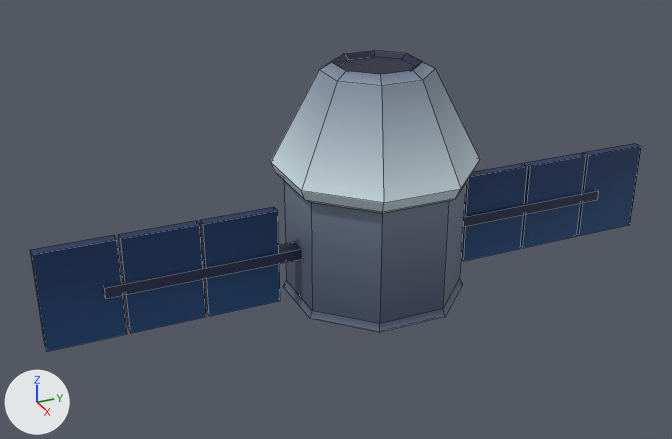
An edit to the FBX model Assets/Models/SingleAstroObject/satellites/satelite1.fbx, drawn before and after from the same camera.
Camera for both pictures: a 50 mm lens placed at (2.95, -1.49, 1.51), pointed at (-0.05, -0.14, 0.01). Every picture has the same lights, and +X, +Y and +Z are marked at lower left. Mesh edges are drawn as thin lines. Where no turn or scale is listed for an object, it has been applied to the vertices.

The older version as bpy lines, for what is in view:
```python
ob_cube_001 = bpy.data.objects.new('Cube.001', me_cube_001)
ob_cube_001.location = (-0.001, 0.844, -0.067)
ob_cube_002 = bpy.data.objects.new('Cube.002', me_cube_002)
ob_cube_002.location = (-0.001, 0.549, -0.067)
ob_cube_003 = bpy.data.objects.new('Cube.003', me_cube_003)
ob_cube_003.location = (-0.001, 1.138, -0.067)
ob_cube_004 = bpy.data.objects.new('Cube.004', me_cube_005)
ob_cube_004.location = (-0.002, 0.688, -0.067)
ob_cube_005 = bpy.data.objects.new('Cube.005', me_cube_006)
ob_cube_005.location = (-0.002, -0.687, -0.067)
ob_cube_006 = bpy.data.objects.new('Cube.006', me_cube_007)
ob_cube_006.location = (-0.001, -0.548, -0.067)
ob_cube_007 = bpy.data.objects.new('Cube.007', me_cube_008)
ob_cube_007.location = (-0.001, -1.137, -0.067)
ob_cube_008 = bpy.data.objects.new('Cube.008', me_cube_009)
ob_cube_008.location = (-0.001, -0.842, -0.067)
ob_cylinder = bpy.data.objects.new('Cylinder', me_cylinder)
ob_cylinder.location = (-0.001, 0.0, 0.0)
```
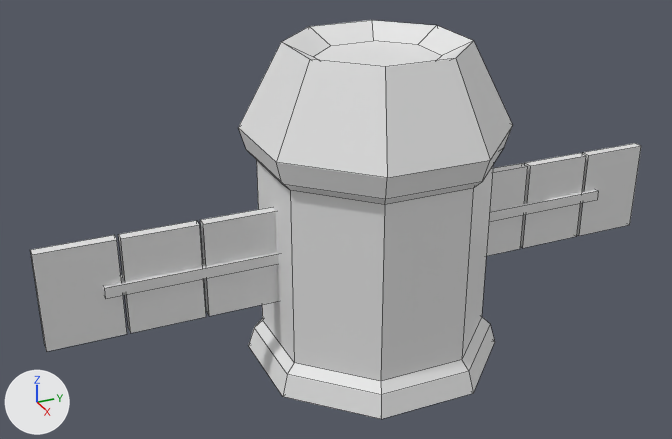
The newer file is also rescaled (x0.987), turned or shifted as a whole; pictures and numbers use the older file's frame.

What differs and where, as boxes [x1, y1, x2, y2] in the pictures (672 x 439 px):
'Cylinder.015', added
    after: [238, 20, 513, 419]
'Cylinder', deleted
    before: [271, 51, 480, 332]
'Cube.007', recoloured, surface changed (blue to grey)
    both: [30, 235, 127, 351]
'Cube.008', recoloured, surface changed (blue to grey)
    both: [118, 220, 206, 333]
'Cube.006', recoloured (blue to grey)
    both: [200, 207, 280, 316]
'Cube.002', recoloured (blue to grey)
    both: [461, 163, 528, 261]
'Cube.003', recoloured, surface changed (blue to grey)
    both: [577, 143, 641, 236]
'Cube.001', recoloured, surface changed (blue to grey)
    both: [521, 153, 586, 248]
'Cube.005', recoloured, surface changed (blue to grey)
    both: [103, 242, 302, 299]
'Cube.004', recoloured, surface changed (blue to grey)
    both: [463, 190, 598, 227]
part 1 of me_cube_005, surface changed (blue to grey)
    before: [463, 190, 598, 227]
    after: [489, 190, 598, 221]
part 6 of me_cube_006, surface changed (blue to grey)
    before: [103, 242, 302, 299]
    after: [103, 252, 279, 299]

The change, as a list of edits to the scene's bpy script:
```text
Change me_cube_008:
    where me_cube_008.from_pydata(...)  # 8 vertices, 6 faces; spans x -0.02..0.02, y -0.141..0.141, z -0.188..0.188
    remove me_cube_008.materials.append(mat_material)  # picture img_metheor_textures_01_png
    me_cube_008 part 5: texture (UV) coordinates of 6 of 6 faces, centred in x -0.02..0.02, y -0.141..0.141, z -0.188..0.188, changed; they spanned u 0.56..0.64, v 0.59..0.68 and now span u 0.62..0.86, v 0.62..0.9
    add me_cube_008.materials.append(mat_spacestation_010)  # white #e7e7e7
Change me_cube_001:
    where me_cube_001.from_pydata(...)  # 8 vertices, 6 faces; spans x -0.02..0.02, y -0.141..0.141, z -0.188..0.188
    remove me_cube_001.materials.append(mat_material)  # picture img_metheor_textures_01_png
    me_cube_001 part 4: texture (UV) coordinates of 6 of 6 faces, centred in x -0.02..0.02, y -0.141..0.141, z -0.188..0.188, changed; they spanned u 0.56..0.64, v 0.59..0.68 and now span u 0.62..0.86, v 0.62..0.9
    add me_cube_001.materials.append(mat_spacestation_010)  # white #e7e7e7
Change me_cube_007:
    where me_cube_007.from_pydata(...)  # 8 vertices, 6 faces; spans x -0.02..0.02, y -0.141..0.141, z -0.188..0.188
    remove me_cube_007.materials.append(mat_material)  # picture img_metheor_textures_01_png
    add me_cube_007.materials.append(mat_spacestation_010)  # white #e7e7e7
Change me_cube_002:
    where me_cube_002.from_pydata(...)  # 8 vertices, 6 faces; spans x -0.02..0.02, y -0.141..0.141, z -0.188..0.188
    remove me_cube_002.materials.append(mat_material)  # picture img_metheor_textures_01_png
    add me_cube_002.materials.append(mat_spacestation_010)  # white #e7e7e7
Change me_cube_009:
    where me_cube_009.from_pydata(...)  # 8 vertices, 6 faces; spans x -0.02..0.02, y -0.141..0.141, z -0.188..0.188
    remove me_cube_009.materials.append(mat_material)  # picture img_metheor_textures_01_png
    me_cube_009 part 3: texture (UV) coordinates of 6 of 6 faces, centred in x -0.02..0.02, y -0.141..0.141, z -0.188..0.188, changed; they spanned u 0.56..0.64, v 0.59..0.68 and now span u 0.62..0.86, v 0.62..0.9
    add me_cube_009.materials.append(mat_spacestation_010)  # white #e7e7e7
Change me_cube_005:
    where me_cube_005.from_pydata(...)  # 8 vertices, 6 faces; spans x -0.036..0.036, y -0.373..0.373, z -0.021..0.021
    remove me_cube_005.materials.append(mat_material)  # picture img_metheor_textures_01_png
    me_cube_005 part 1: texture (UV) coordinates of 6 of 6 faces, centred in x -0.036..0.036, y -0.373..0.373, z -0.021..0.021, changed; they spanned u 0.74..0.76, v 0.4..0.42 and now span u 0.45..0.47, v 0.52..0.55
    add me_cube_005.materials.append(mat_spacestation_010)  # white #e7e7e7
Change me_cube_003:
    where me_cube_003.from_pydata(...)  # 8 vertices, 6 faces; spans x -0.02..0.02, y -0.141..0.141, z -0.188..0.188
    remove me_cube_003.materials.append(mat_material)  # picture img_metheor_textures_01_png
    me_cube_003 part 2: texture (UV) coordinates of 6 of 6 faces, centred in x -0.02..0.02, y -0.141..0.141, z -0.188..0.188, changed; they spanned u 0.56..0.64, v 0.59..0.68 and now span u 0.62..0.86, v 0.62..0.9
    add me_cube_003.materials.append(mat_spacestation_010)  # white #e7e7e7
Change me_cube_006:
    where me_cube_006.from_pydata(...)  # 8 vertices, 6 faces; spans x -0.036..0.036, y -0.373..0.373, z -0.021..0.021
    remove me_cube_006.materials.append(mat_material)  # picture img_metheor_textures_01_png
    me_cube_006 part 6: texture (UV) coordinates of 6 of 6 faces, centred in x -0.036..0.036, y -0.373..0.373, z -0.021..0.021, changed; they spanned u 0.74..0.76, v 0.4..0.42 and now span u 0.45..0.47, v 0.52..0.55
    add me_cube_006.materials.append(mat_spacestation_010)  # white #e7e7e7
Remove ob_cylinder:
    ob_cylinder = bpy.data.objects.new('Cylinder', me_cylinder)
Add ob_cylinder_015:
    ob_cylinder_015 = bpy.data.objects.new('Cylinder.015', me_cylinder_025)  # 80 vertices, 74 faces; spans x -0.473..0.473, y -0.473..0.473, z -0.525..0.794; in mat_spacestation_010 (white #e7e7e7)
    ob_cylinder_015.location = (-0.001, 0.0, -0.09)
```
